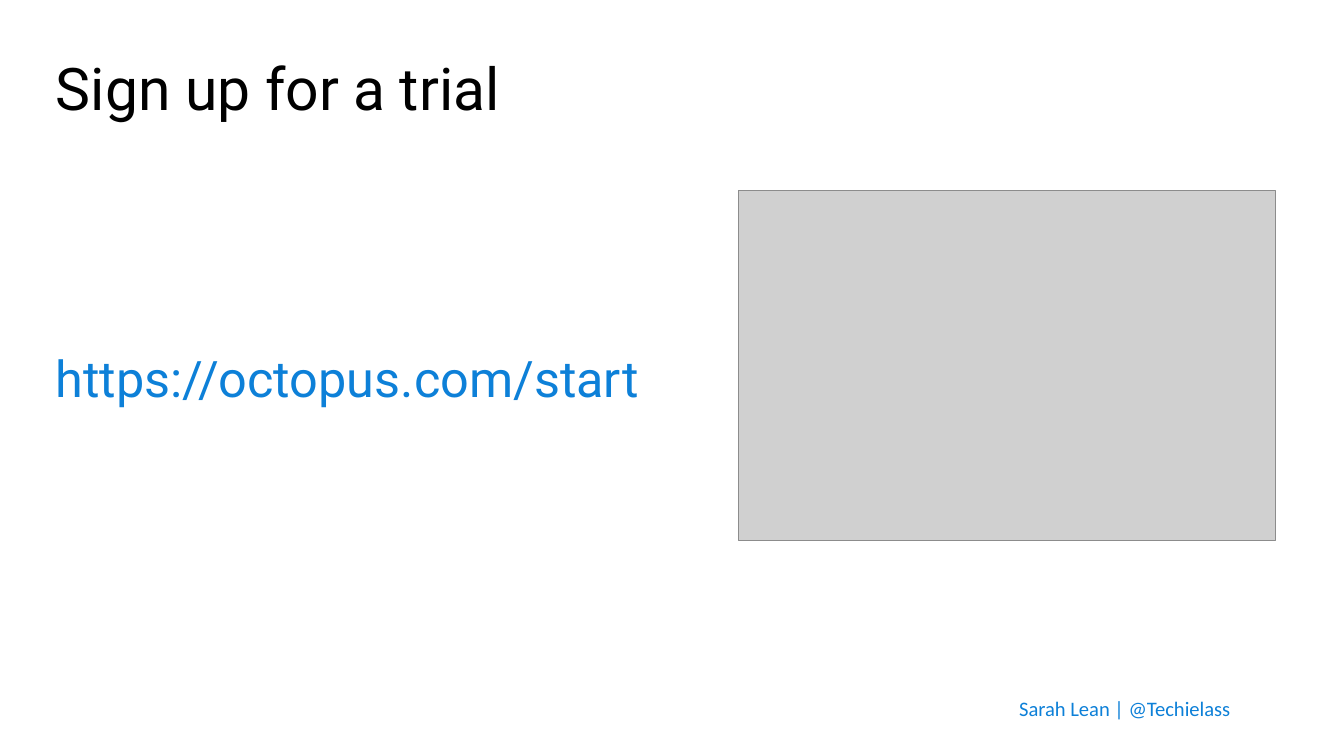
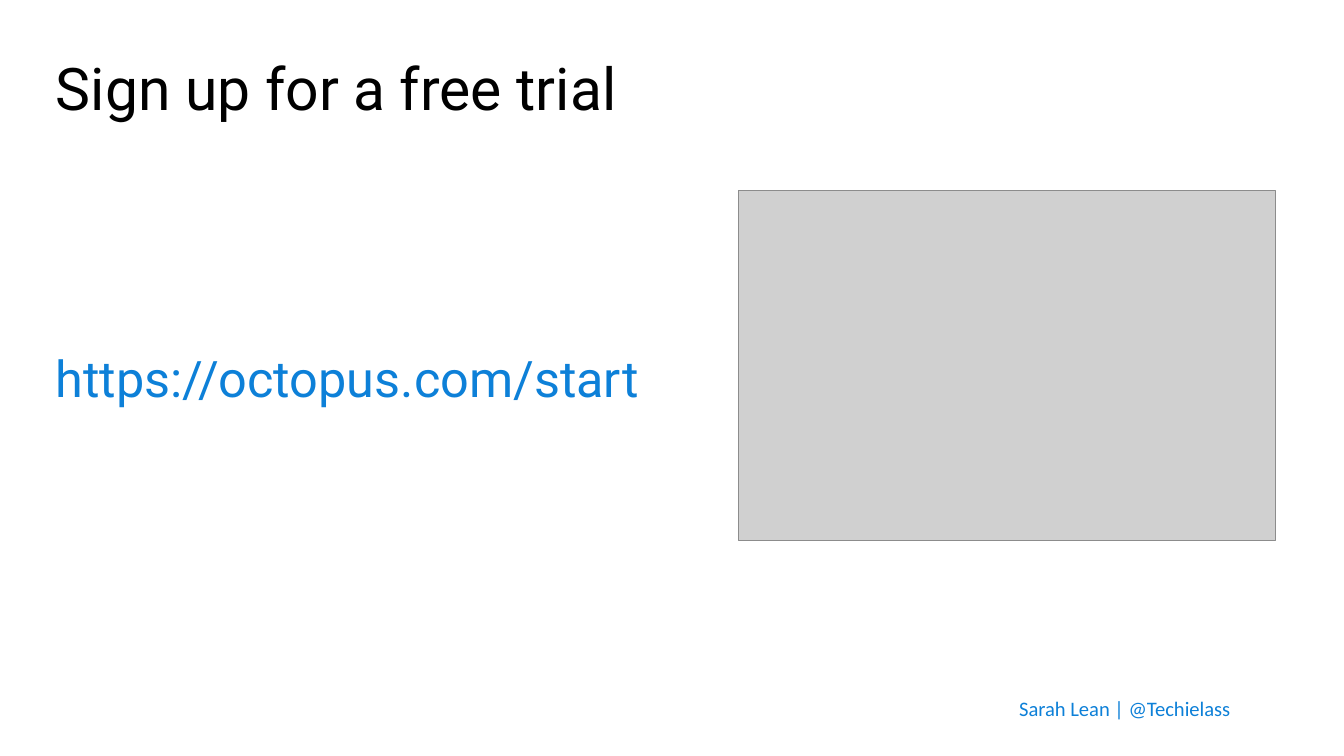
Before and after one commit to weeyin83/Presentations, a slide deck: slide 15 of 2022/bicepoctopus/CombineAzureBicepandOctopusDeploy_Public.pptx (slide 20 before the commit). Drawn at 1344x756 pixels with LibreOffice and Linux fonts; fonts in the diff are those of the drawing; grey boxes stand for pictures; background and template pictures are left out. Boxes give left, top, right and bottom in pixels: in the first picture for what was removed or moved away, otherwise in the second. Text is boxed around its words. In the diff, an @@ line names an element or a change of style, - is before the commit and + after.

Commit message:
update presentation

```diff
--- a/2022/bicepoctopus/CombineAzureBicepandOctopusDeploy_Public.pptx
+++ b/2022/bicepoctopus/CombineAzureBicepandOctopusDeploy_Public.pptx
@@ title at (56,65,617,123): text changed @@
-Sign up for a trial
+Sign up for a free trial
```
Also in this commit, not shown: 5 slides removed.
